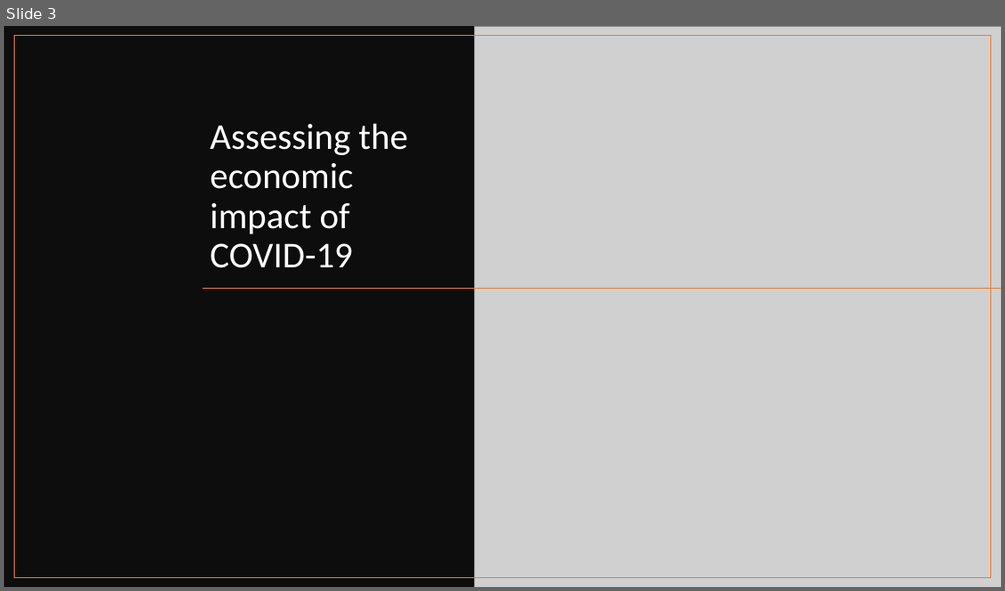
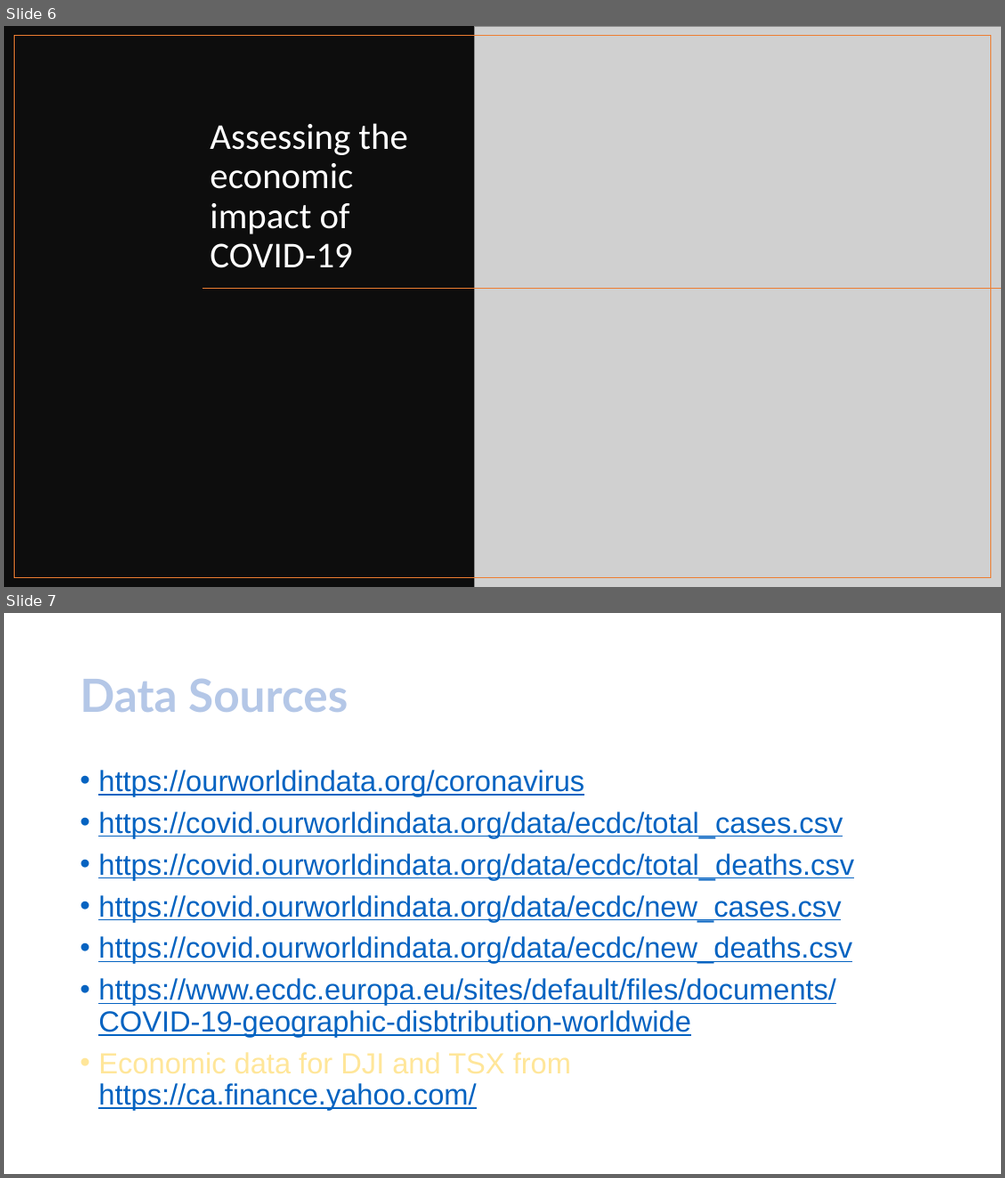
Before and after one commit to frpatel/databootcamp-homework, a slide deck: final-project/presentation/COVID-19 Effect on Global Economy.pptx. Shown one above the other, each under a label of ours: slide 3 before the commit, slides 6 and 7 after it. The pictures are 1005x591 and 1005x1178 pixels, drawn with LibreOffice and Linux fonts; fonts in the diff are those of the drawing; grey boxes stand for pictures; background and template pictures are left out. Boxes give left, top, right and bottom in pixels: in the first picture for what was removed or moved away, otherwise in the second. Text is boxed around its words. In the diff, an @@ line names an element or a change of style, - is before the commit and + after.

```diff
--- a/final-project/presentation/COVID-19 Effect on Global Economy.pptx
+++ b/final-project/presentation/COVID-19 Effect on Global Economy.pptx
@@ slide 7 added at (x1=4, y1=613, x2=1001, y2=1174), background picture (left out) @@
@@ title added at (x1=80, y1=679, x2=348, y2=712), 44 pt, text #B4C7E7, bold @@
+Data Sources
@@ text added at (x1=98, y1=770, x2=854, y2=1110), 28 pt, text #0563C1, underline @@
+• https://ourworldindata.org/coronavirus
+• https://covid.ourworldindata.org/data/ecdc/total_cases.csv
+• https://covid.ourworldindata.org/data/ecdc/total_deaths.csv
+• https://covid.ourworldindata.org/data/ecdc/new_cases.csv
+• https://covid.ourworldindata.org/data/ecdc/new_deaths.csv
+• https://www.ecdc.europa.eu/sites/default/files/documents/COVID-19-geographic-disbtribution-worldwide
+• Economic data for DJI and TSX from https://ca.finance.yahoo.com/
@@ what was slide 3 is now slide 6 @@
```
Also in this commit, not shown: 4 slides changed, 5 other slides added, 6 other files.
